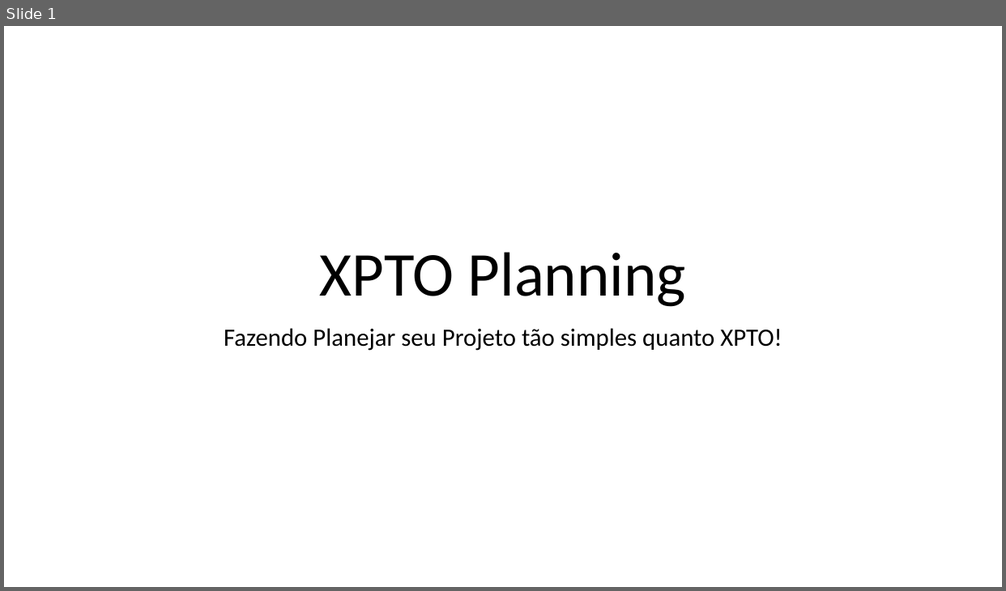
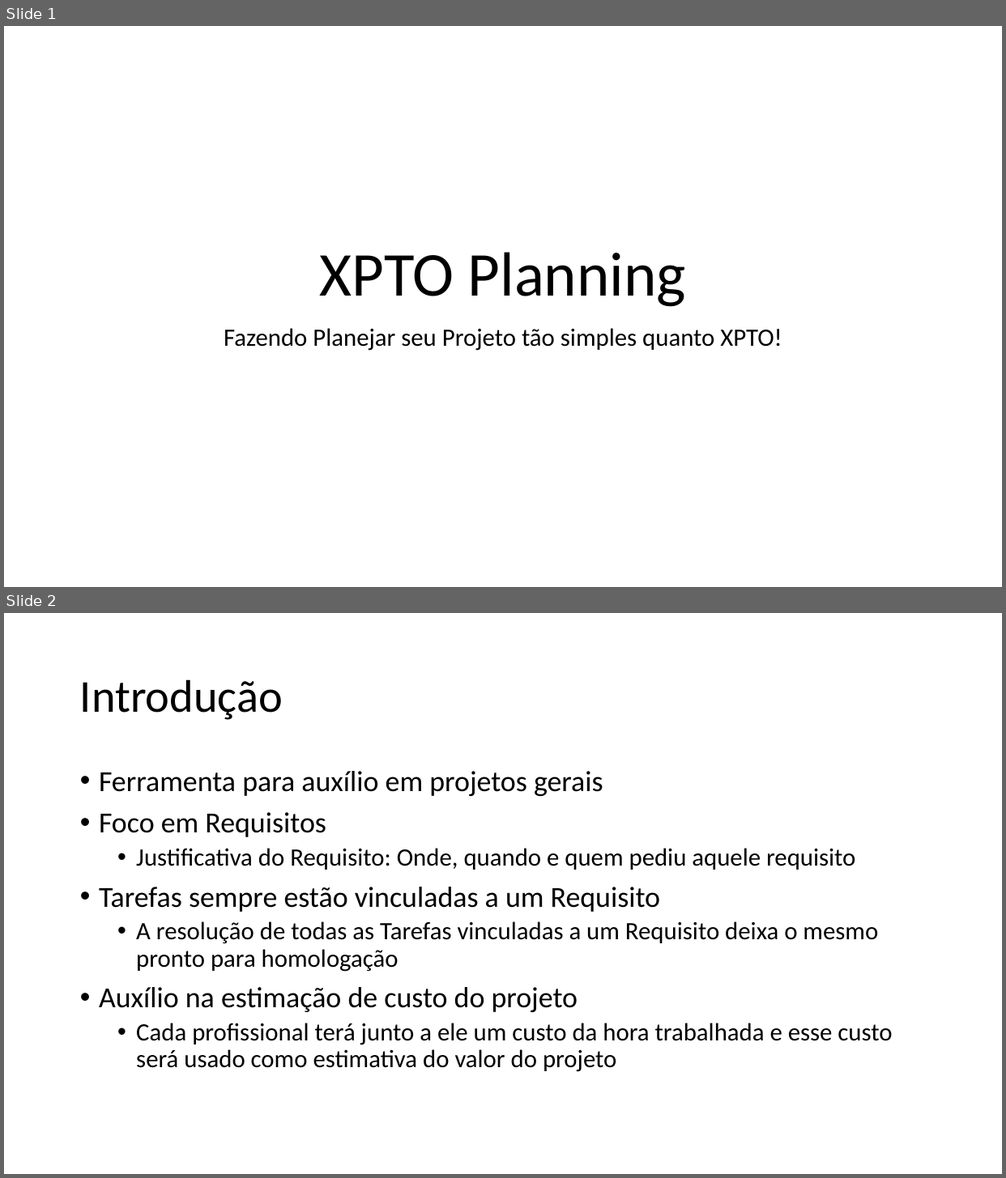
Before and after one commit to g0dkar/talpi, a slide deck: XPTO Planning.pptx. Shown one above the other, each under a label of ours: slide 1 before the commit, slides 1 and 2 after it. The pictures are 1006x591 and 1006x1178 pixels, drawn with LibreOffice and Linux fonts; fonts in the diff are those of the drawing. Boxes give left, top, right and bottom in pixels: in the first picture for what was removed or moved away, otherwise in the second. Text is boxed around its words. In the diff, an @@ line names an element or a change of style, - is before the commit and + after.

```diff
--- a/XPTO Planning.pptx
+++ b/XPTO Planning.pptx
@@ slide 2 added at bbox=[4, 613, 1002, 1174], background #FFFFFF @@
@@ title added at bbox=[80, 679, 283, 720], 44 pt, text #000000 @@
+Introdução
@@ text added at bbox=[99, 771, 892, 1072], 24 pt, text #000000 @@
+• Ferramenta para auxílio em projetos gerais
+• Foco em Requisitos
+  • Justificativa do Requisito: Onde, quando e quem pediu aquele requisito
+• Tarefas sempre estão vinculadas a um Requisito
+  • A resolução de todas as Tarefas vinculadas a um Requisito deixa o mesmo pronto para homologação
+• Auxílio na estimação de custo do projeto
+  • Cada profissional terá junto a ele um custo da hora trabalhada e esse custo será usado como estimativa do valor do projeto
```
Also in this commit, not shown: 9 other slides added, 1 slide removed.
